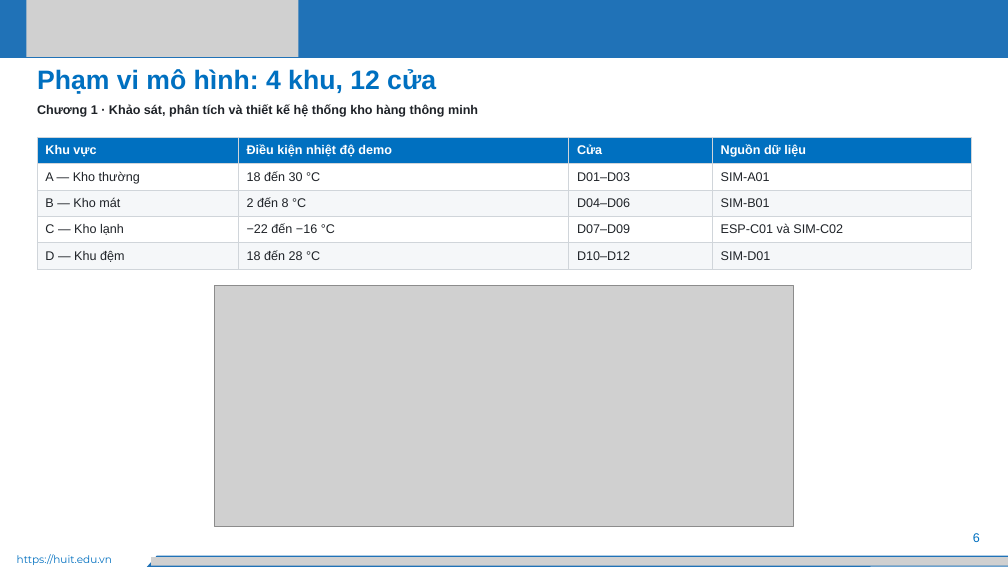
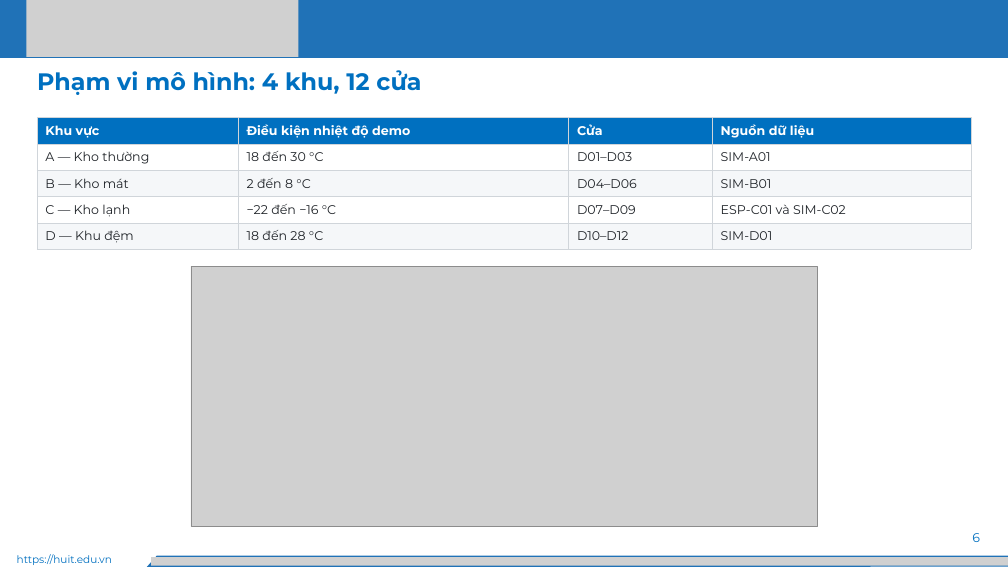
Before and after one commit to Huuloc123456/khoguard-iot, a slide deck: slide 6 of docs/slides/KhoGuard-thuyet-trinh.pptx. Drawn at 1008x567 pixels with LibreOffice and Linux fonts; fonts in the diff are those of the drawing; grey boxes stand for pictures. Boxes give left, top, right and bottom in pixels: in the first picture for what was removed or moved away, otherwise in the second. Text is boxed around its words. In the diff, an @@ line names an element or a change of style, - is before the commit and + after.

```diff
--- a/docs/slides/KhoGuard-thuyet-trinh.pptx
+++ b/docs/slides/KhoGuard-thuyet-trinh.pptx
@@ text "Phạm vi mô hình: 4 ..." at box(37, 70, 421, 95): size 38 to 34 pt, font Arial to Montserrat @@
@@ table at box(37, 117, 971, 258) @@
@@ font Arial to Montserrat @@
@@ table: place and size @@
-table at box(37, 137, 971, 277)
+table at box(37, 117, 971, 258)
@@ text removed at box(37, 104, 478, 117) @@
-Chương 1 · Khảo sát, phân tích và thiết kế hệ thống kho hàng thông minh
@@ picture: place and size @@
-picture at box(214, 286, 793, 527)
+picture at box(191, 266, 817, 527)
@@ text "6" at box(972, 533, 980, 542): font Arial to Montserrat @@
```
Also in this commit, not shown: 32 other slides changed, 7 other files.
